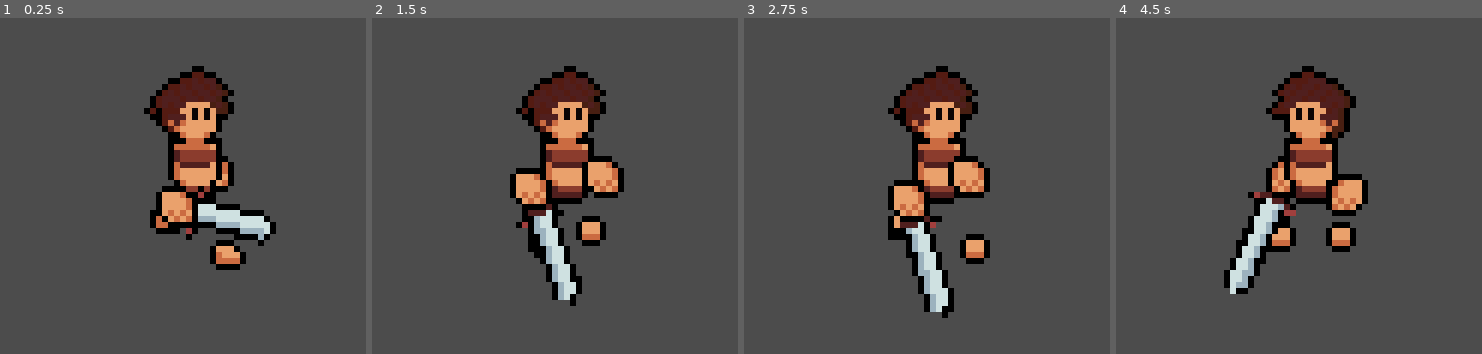
Above: before the commit, frames 1-4 (left to right).
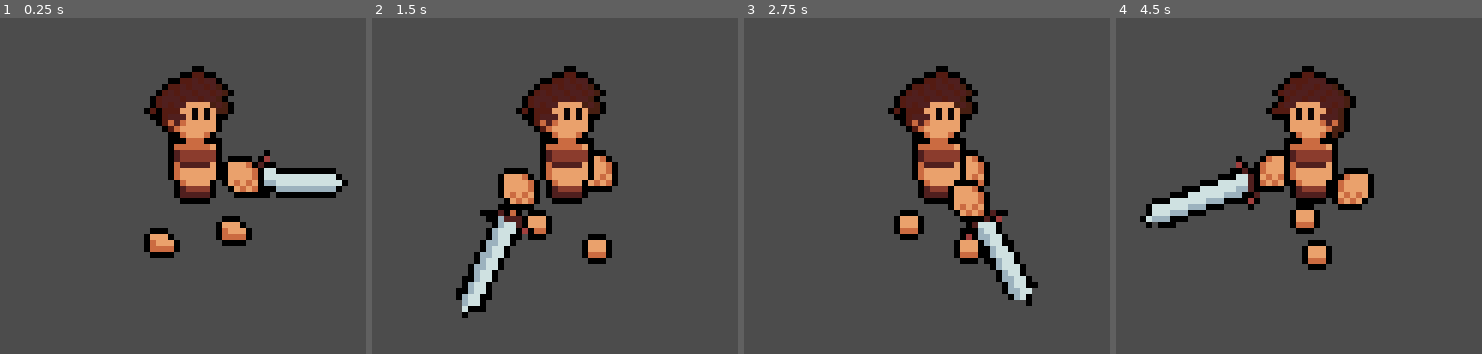
Above: after the commit, the same moments.

Repository: pibolib/gd-rpg-tech-demo
Game: Godot game, scene res://scene/charactermodel/Humanoid.tscn
Two runs of this game, one before a commit and one after it. Both use one fixed random seed, a clock stepped at 60 frames per second and the inputs below.
Inputs:
- Up to frame 1 (0.25 s): no input
- Up to frame 2 (1.5 s): tap Enter (ui_accept) at 0.5, 0.77 s
- Up to frame 3 (2.75 s): tap Enter (ui_accept) at 1.52 s
- Up to frame 4 (4.5 s): tap Enter (ui_accept) at 3.02, 3.77 s

The runs differ from the first frame. In frame 1, 8.1% of the frame differs, in the area x 39-96%, y 39-75%; in frame 2, 8.2%; in frame 3, 8.1%; in frame 4, 9.8%, in the area x 6-71%, y 39-83%.

Commit message:
added basic attack animation

Diff:
--- a/scene/charactermodel/Humanoid.gd
+++ b/scene/charactermodel/Humanoid.gd
@@ -21,16 +21,13 @@
 	DAMAGE_HEAVY, #heavy damge reaction
 	DEATH, #death animation
 }
-var codeanim = [
-	"WALK"
-]
 
 export var outline_color = Color(0,0,0)
 
 var dir = 0
 var torso_offset = 12
 var move = true
-var state = "WALK"
+var state = "ATTACK_ONE_HAND_SWIPE"
 var equip_left = 0
 var equip_right = -1
 
@@ -53,16 +50,8 @@
 	set_leg_sprite(dir)
 	set_hand_sprite(dir)
 	set_head_sprite(dir)
-	if codeanim.has(state):
-		match state:
-			"WALK":
-				walk($AnimationHandler.current_animation_position)
-	if equip_left != -1:
-		if $Torso/Arm/Hand1.scale.x == 1:
-			$Torso/Arm/Hand1/Equip.rotation = -dir
-		else:
-			$Torso/Arm/Hand1/Equip.rotation = dir + PI
-		$Torso/Arm/Hand1/Equip.scale = Vector2(1-(cos(dir)+1)/8,1)
+	update_equip(dir)
+	handle_state()
 	update_z()
 
 func set_torso_sprite(angle): #sets torso sprite based on angle
@@ -148,13 +137,6 @@
 func trig_pos(angle, dist, mod=0): #returns a vector2 position given an angle and a distance. also allows for a modifier to the angle.
 	return Vector2(cos(angle+mod)*dist,sin(angle+mod)*dist/2)
 
-func _on_AnimationHandler_animation_finished(anim_name): #this function will be pretty large.
-	match anim_name:
-		"IDLE":
-			$AnimationHandler.play()
-		"WALK":
-			$AnimationHandler.play()
-
 func update_z(): #updates z_index for all limbs which rotate around main character.
 	var limbs = [
 		$Torso/Arm/Hand1, $Torso/Arm/Hand2, $Legs/Foot1, $Legs/Foot2
@@ -170,3 +152,33 @@
 	$Torso/Arm/Hand2.position += tangent * sin(2*time*PI) * 2
 	$Torso/Arm/Hand1.position.y += abs(sin(2*PI*time))
 	$Torso/Arm/Hand2.position.y += abs(sin(2*PI*time+PI))
+	update_equip(dir)
+
+func attack_one_hand_swipe(time): #this animation lasts for 0.5 seconds.
+	var tangent = Vector2(cos(dir),sin(dir)*0.5)
+	$Legs/Foot1.position += tangent * sin(-1) * 6
+	$Legs/Foot2.position += tangent * sin(1) * 6
+	$Torso/Arm/Hand2.position += tangent * sin(-1-time) * 2
+	set_limb_pos($Torso/Arm/Hand1,dir-time*8,8,PI/2)
+	update_equip(dir-time*4+PI/4)
+
+func handle_state():
+	match state:
+		"WALK":
+			walk($AnimationHandler.current_animation_position)
+		"ATTACK_ONE_HAND_SWIPE":
+			attack_one_hand_swipe($AnimationHandler.current_animation_position)
+
+func _on_AnimationHandler_animation_finished(anim_name): #this function will be pretty large.
+	match anim_name:
+		"ATTACK_ONE_HAND_SWIPE":
+			state = "ATTACK_ONE_HAND_SWIPE"
+	$AnimationHandler.play()
+
+func update_equip(angle, limb=0): #updates equipment positioning given angle
+	if equip_left != -1 and limb == 0:
+		if $Torso/Arm/Hand1.scale.x == 1:
+			$Torso/Arm/Hand1/Equip.rotation = -angle
+		else:
+			$Torso/Arm/Hand1/Equip.rotation = angle + PI
+		$Torso/Arm/Hand1/Equip.scale = Vector2(1-(cos(angle)+1)/8,1)
--- a/scene/charactermodel/Humanoid.tscn
+++ b/scene/charactermodel/Humanoid.tscn
@@ -1,10 +1,14 @@
-[gd_scene load_steps=9 format=2]
+[gd_scene load_steps=10 format=2]
 
 [ext_resource path="res://assets/gfx/humanoidmodelbase.png" type="Texture" id=1]
 [ext_resource path="res://scene/charactermodel/Humanoid.gd" type="Script" id=2]
 [ext_resource path="res://assets/gfx/weapons.png" type="Texture" id=3]
 [ext_resource path="res://assets/shader/color_outline.tres" type="Material" id=4]
 [ext_resource path="res://assets/shader/color_replace.tres" type="Material" id=5]
+
+[sub_resource type="Animation" id=4]
+resource_name = "ATTACK_ONE_HAND_SWIPE"
+length = 0.5
 
 [sub_resource type="Animation" id=1]
 resource_name = "IDLE"
@@ -111,6 +115,7 @@
 current = true
 
 [node name="AnimationHandler" type="AnimationPlayer" parent="."]
+anims/ATTACK_ONE_HAND_SWIPE = SubResource( 4 )
 anims/IDLE = SubResource( 1 )
 anims/RESET = SubResource( 2 )
 anims/WALK = SubResource( 3 )
